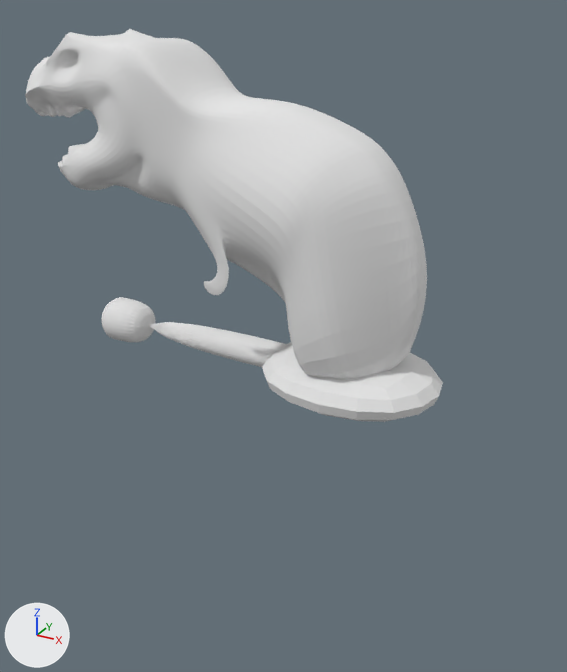
Renders of the Blender file Assets/Models/src/tower-tanque-trex.blend from each side of a commit.
The view is the same before and after, from a 50 mm camera at (7.78, -15.96, 13.61) aimed at (-0.99, -0.01, 5.63). Every picture has the same lights, and +X, +Y and +Z are marked at lower left.
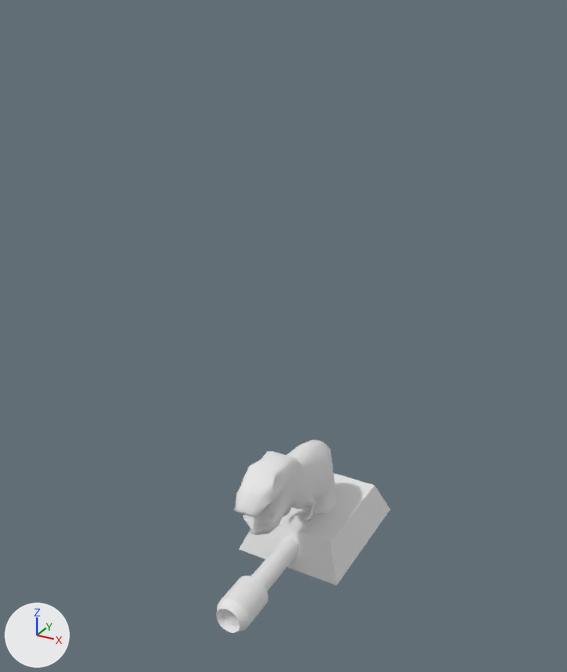
Location of each change, (x1, y1, x2, y2) in pixels of the pictures (567 x 672 px; the box of a moved part takes in the faces that stretch with it):
'Cube.001', reshaped, moved, turned, modifiers changed: before (25, 29, 443, 422); after (216, 440, 390, 633)
part 1 of me_cube_010, moved or reshaped: before (102, 297, 156, 342); after (216, 576, 268, 633)
part 2 of me_cube_010, added: after (244, 441, 336, 535)
part 3 of me_cube_010, added: after (234, 440, 319, 534)
part 4 of me_cube_010, added: after (252, 537, 298, 591)
part 5 of me_cube_010, cut back: before (25, 29, 443, 422); after (239, 473, 390, 585)

What changed in the scene script:
```text
Change me_cube_010:
    used by ob_cube_001; location = (0.0, 0.0, 1.95); rotation_euler = (0.923, 0.0, 1.556), in degrees (53, 0, 89)
    remove me_cube_010.from_pydata(...)  # 564 vertices, 410 faces, 1 loose edge; spans x -4.9..4.9, y -2.3..12.9, z -3.8..6.3
    add me_cube_010.from_pydata(...)  # 774 vertices, 636 faces, 2 loose edges; spans x -1.4..1.5, y 0.0..4.6, z -1.9..4.4
    me_cube_010 part 1: the loose piece of 160 vertices spanning x -0.6..0.6, y 5.1..6.9, z -3.8..-2.0 is multiplied about its middle by the matrix ((-0.724, -0.006, 0.009), (0.0, 0.578, 0.437), (-0.011, 0.437, -0.577)), then moved by (0.0, -5.6, 6.7)
    me_cube_010 part 2: a new loose piece of 269 vertices spanning x 0.0..0.6, y 0.5..3.6, z -0.8..3.7, in mat_dino (its picture is missing)
    me_cube_010 part 3: a new loose piece of 269 vertices spanning x -0.6..0.0, y 0.5..3.6, z -0.8..3.7, in mat_dino (its picture is missing)
    me_cube_010 part 4: a new loose piece of 64 vertices spanning x -0.3..0.3, y 0.2..0.7, z 1.4..3.6, in mat_dino (its picture is missing)
    me_cube_010 part 5: 404 vertices removed from x -4.9..4.9, y -2.3..12.9, z -2.8..6.3; 12 vertices added at x -1.4..1.5, y 0.0..4.6, z -1.9..3.9
    me_cube_010 part 6: the surface is now shaded smooth
Change ob_cube_001:
    remove _m = ob_cube_001.modifiers.new('Mirror', 'MIRROR')
    remove _m = ob_cube_001.modifiers.new('Subsurf', 'SUBSURF')
    remove _m.levels = 0
    ob_cube_001.location: (0.0, 0.0, 1.95) -> (0.0, 0.0, 0.0)
    ob_cube_001.rotation_euler: (0.923, 0.0, 1.556) -> (1.571, 0.0, 0.0)  # degrees (53, 0, 89) -> degrees (90, 0, 0)
```
